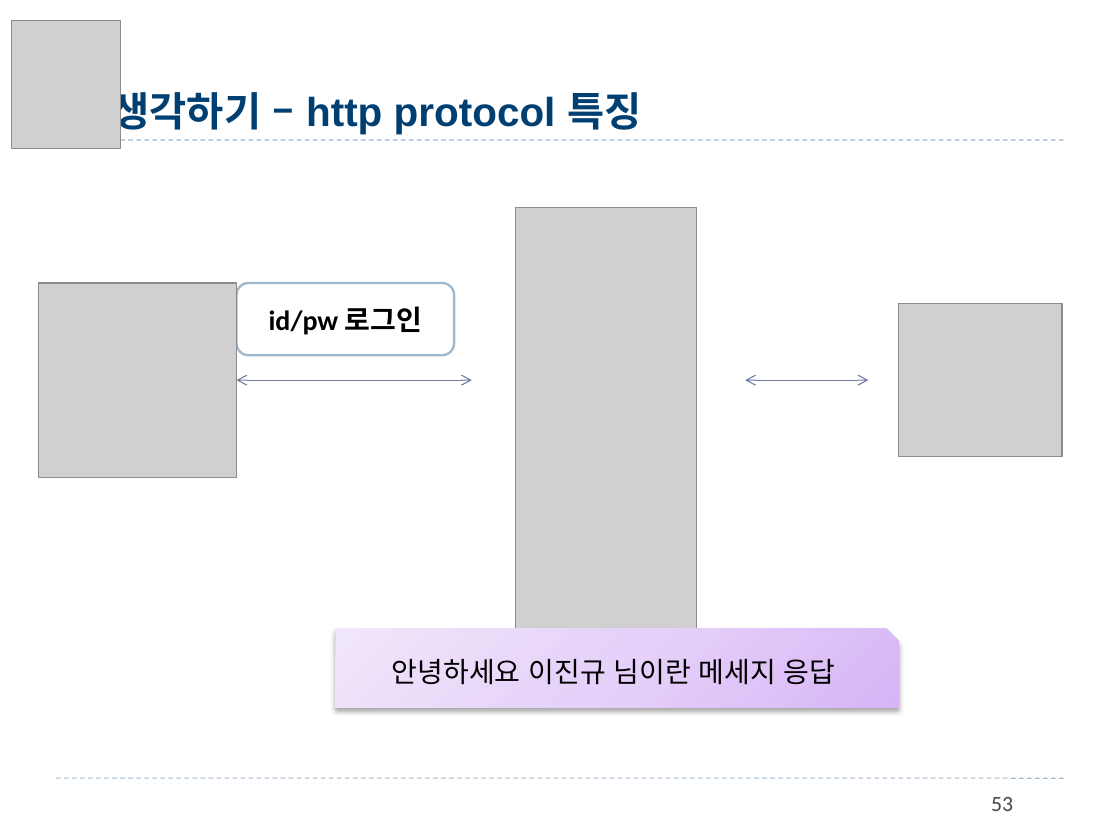
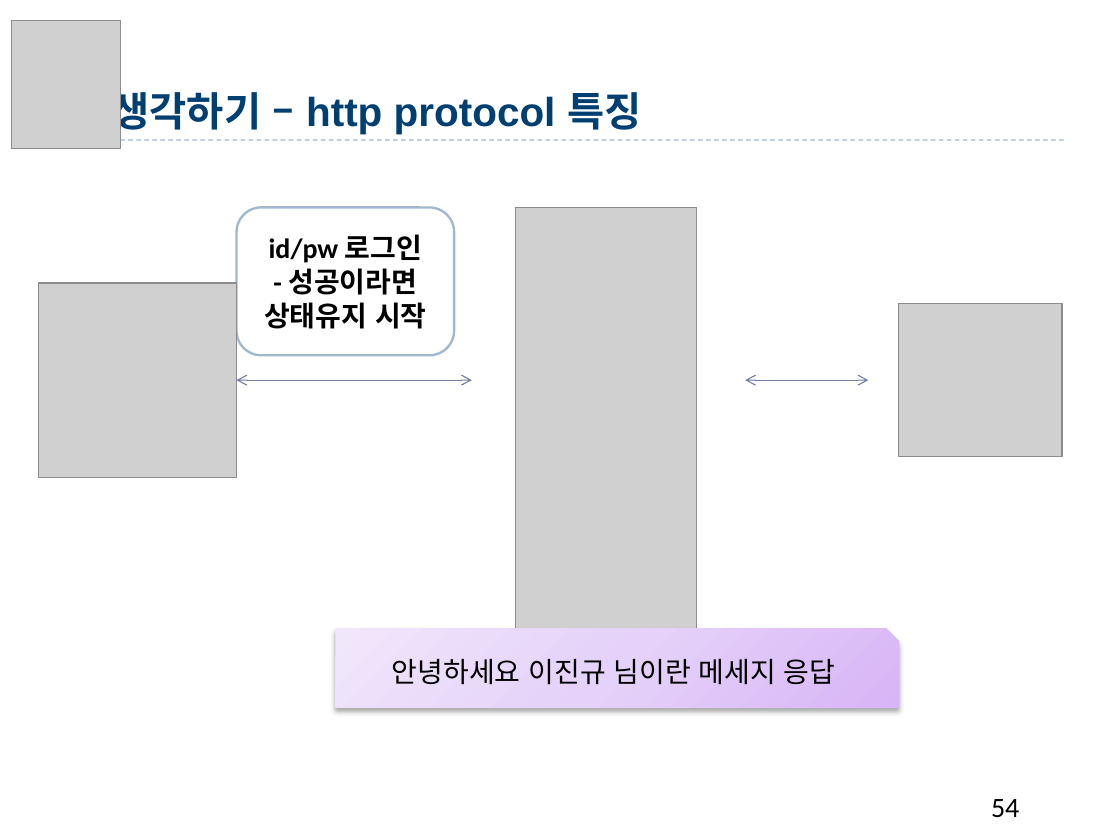
Before and after one commit to qfactor2013/BizStudyParallel, a slide deck: slide 54 of JSP_Servlet/4.Web[김혜경].pptx (slide 53 before the commit). Drawn at 1120x840 pixels with LibreOffice and Linux fonts; fonts in the diff are those of the drawing; grey boxes stand for pictures; background and template pictures are left out. Boxes give left, top, right and bottom in pixels: in the first picture for what was removed or moved away, otherwise in the second. Text is boxed around its words. In the diff, an @@ line names an element or a change of style, - is before the commit and + after.

```diff
--- a/JSP_Servlet/4.Web[김혜경].pptx
+++ b/JSP_Servlet/4.Web[김혜경].pptx
@@ rounded rectangle "id/pw 로그인": place and size @@
-rounded rectangle "id/pw 로그인" at [236,283,454,356]
+rounded rectangle "id/pw 로그인" at [236,207,454,355]
@@ text in rounded rectangle at [264,268,427,329]: paragraph added @@
+- 성공이라면 상태유지 시작
@@ line removed from (56, 778) to (1064, 778) @@
@@ page number at [991,799,1019,817]: text changed; size 14 to 18 pt; text colour #464653 to #000000 @@
-53
+54
```
Also in this commit, not shown: 111 other slides changed, 5 slides added, 2 slides removed, 48 other files.
